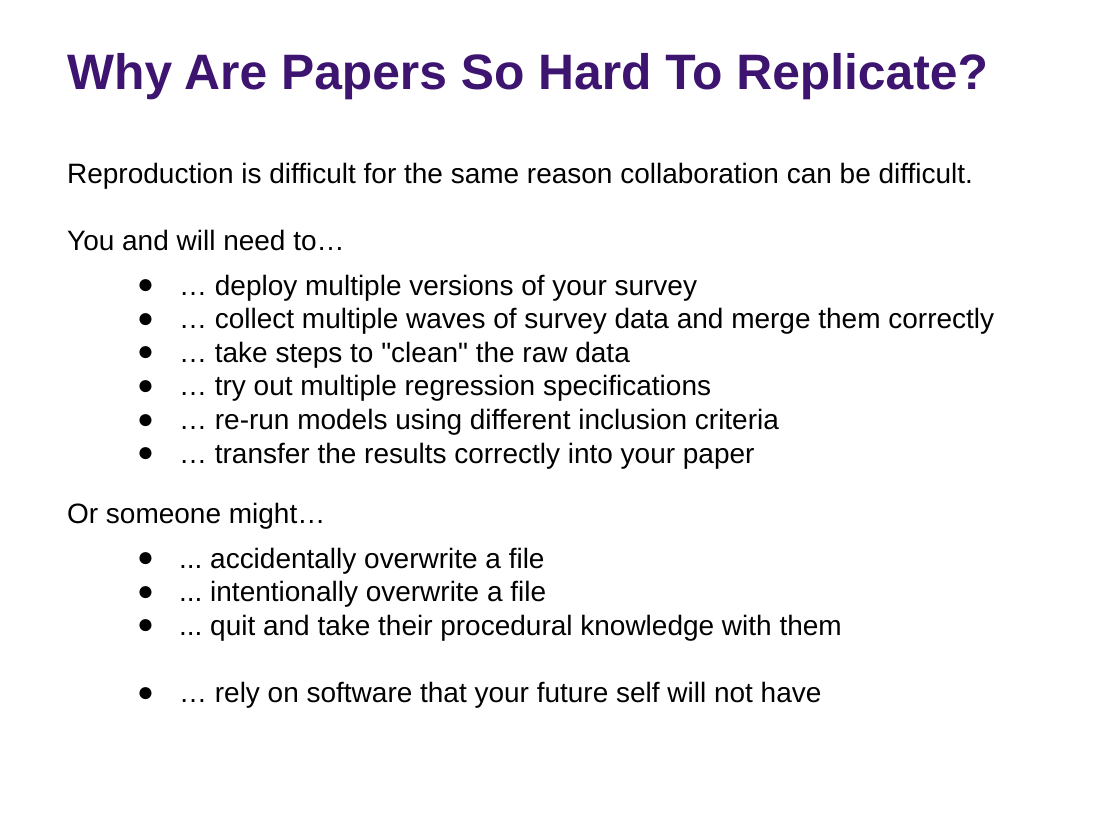
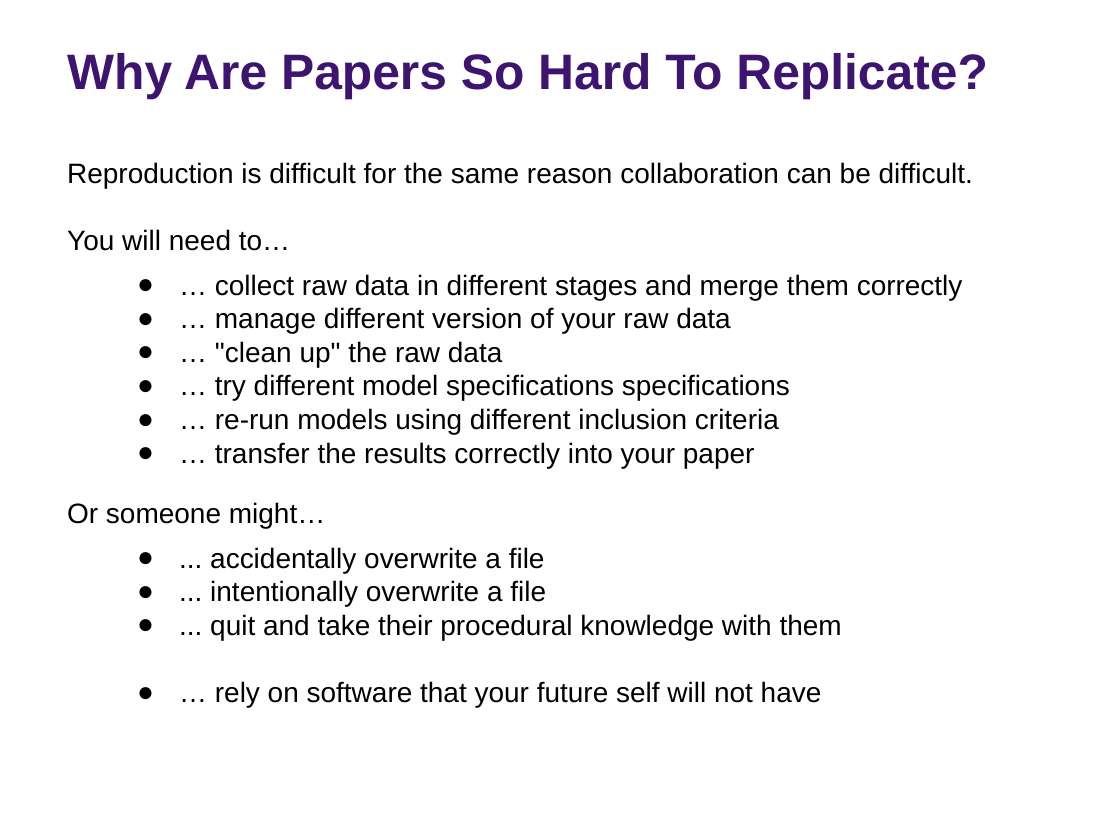
Before and after one commit to rs-kellogg/2023-phd-workshop, a slide deck: slide 4 of session-1/Session 1 - Replication Principles.pptx (slide 5 before the commit). Drawn at 1120x840 pixels with LibreOffice and Linux fonts; fonts in the diff are those of the drawing; background and template pictures are left out. Boxes give left, top, right and bottom in pixels: in the first picture for what was removed or moved away, otherwise in the second. Text is boxed around its words. In the diff, an @@ line names an element or a change of style, - is before the commit and + after.

```diff
--- a/session-1/Session 1 - Replication Principles.pptx
+++ b/session-1/Session 1 - Replication Principles.pptx
@@ text at (x1=67, y1=229, x2=963, y2=401): text changed @@
-You and will need to…
-● … deploy multiple versions of your survey
-● … collect multiple waves of survey data and merge them correctly
-● … take steps to "clean" the raw data
-● … try out multiple regression specifications
+You will need to…
+● … collect raw data in different stages and merge them correctly
+● … manage different version of your raw data
+● … "clean up" the raw data
+● … try different model specifications specifications
```
Also in this commit, not shown: 4 other slides changed, 1 slide added, 1 slide removed.
